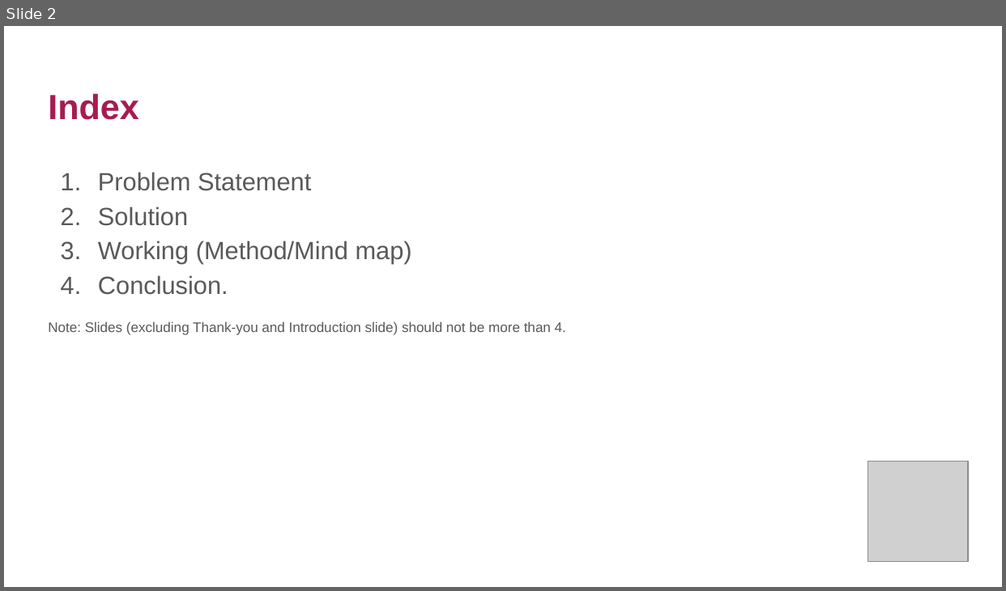
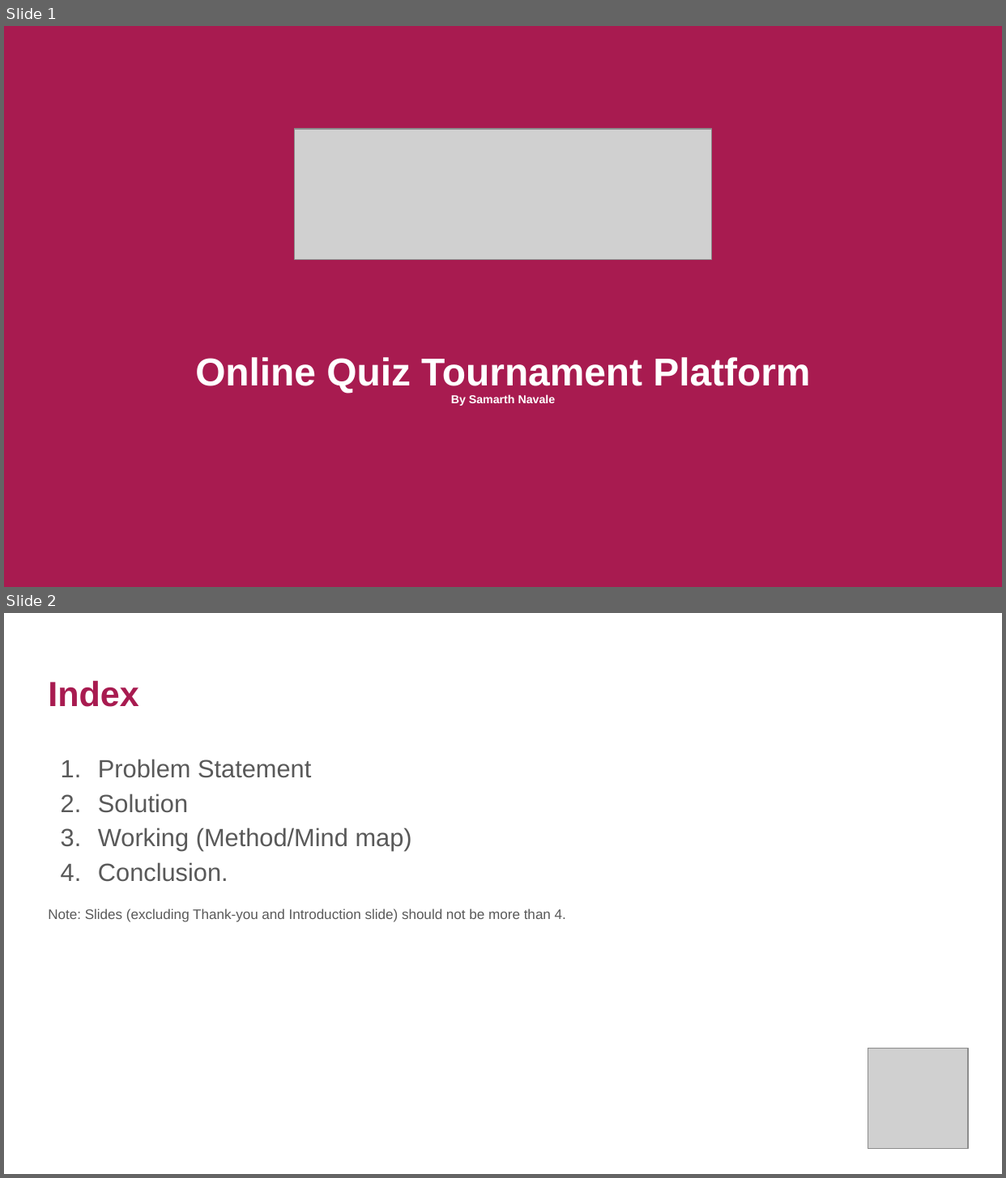
Before and after one commit to Samarth-ITM/HTMLCODES, a slide deck: ProjectQuiz/quiz-tournament/Documentation/HTMLCSSJSamarth.pptx. Shown one above the other, each under a label of ours: slide 2 before the commit, slides 1 and 2 after it. The pictures are 1006x591 and 1006x1178 pixels, drawn with LibreOffice and Linux fonts; fonts in the diff are those of the drawing; grey boxes stand for pictures. Boxes give left, top, right and bottom in pixels: in the first picture for what was removed or moved away, otherwise in the second. Text is boxed around its words. In the diff, an @@ line names an element or a change of style, - is before the commit and + after.

Commit message:
ppt

```diff
--- a/ProjectQuiz/quiz-tournament/Documentation/HTMLCSSJSamarth.pptx
+++ b/ProjectQuiz/quiz-tournament/Documentation/HTMLCSSJSamarth.pptx
@@ slide 1 added at [4, 26, 1002, 587], background #A81B50 @@
@@ picture added at [295, 129, 711, 259] @@
@@ subtitle added at [195, 357, 810, 406], 28 pt, text #FFFFFF, bold @@
+Online Quiz Tournament Platform
+By Samarth Navale
```
Also in this commit, not shown: 1 slide removed, 3 other files.
